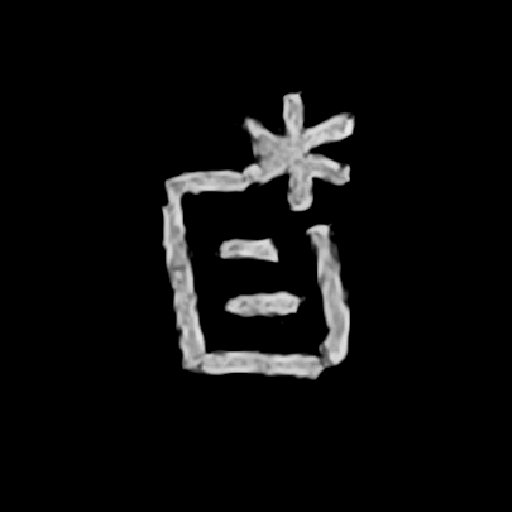
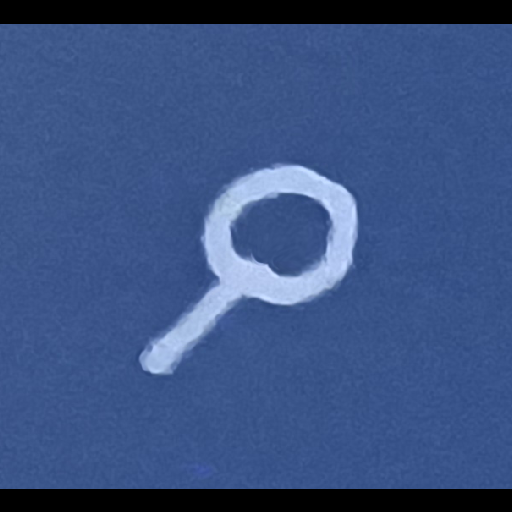
The second (512, 512) image is a revision of the first. Changes to its layers:
added layer "20260612_202032.jpg copy" above "link_post" over [0, 24, 512, 489]
hid "new" over [85, 28, 512, 489]
hid "copy" over [76, 36, 498, 489]
hid "delete" over [11, 53, 487, 481]
hid "help" over [14, 24, 512, 489]
hid "home" over [23, 24, 512, 455]
hid "profile" over [24, 53, 488, 474]
hid "settings" over [87, 24, 426, 489]
